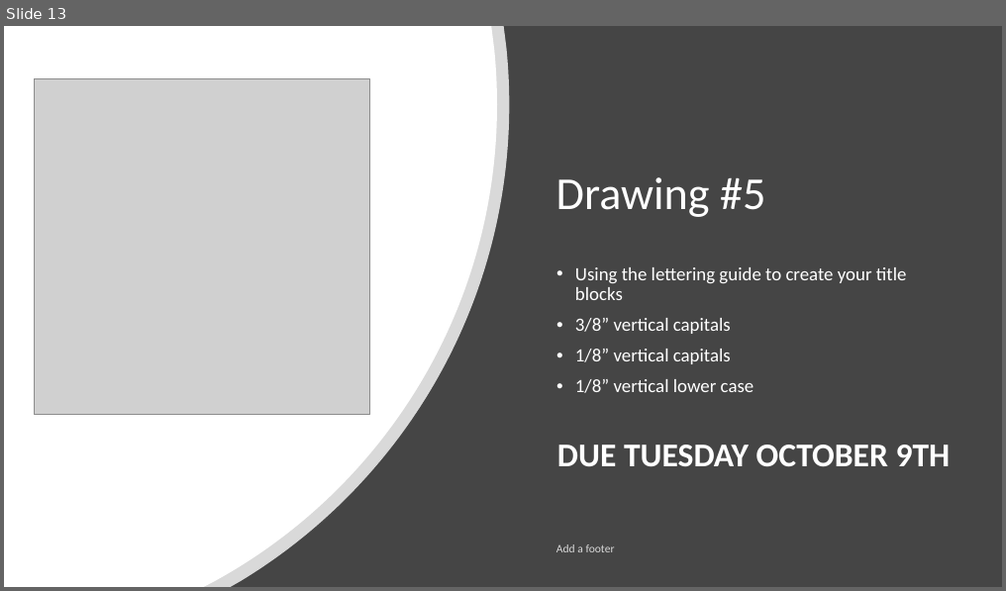
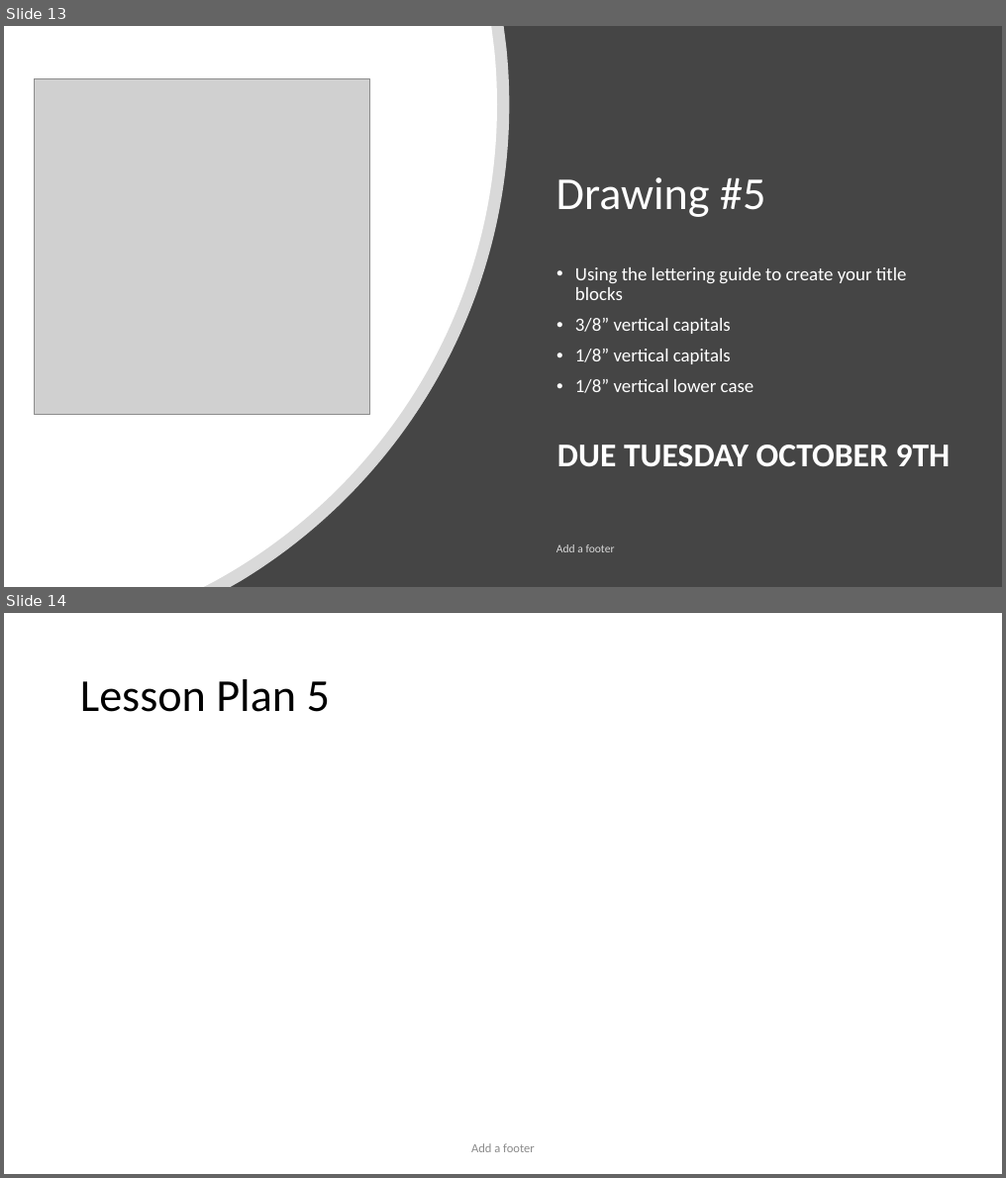
Before and after one commit to nickvertucci/Technology-Education-Curriculum, a slide deck: High School/Design and Drawing for Production/Unit 3 - Introduction to Lettering/Section 1 - What is Lettering/Assets/Unit 3 - Section 1 - What is Lettering.pptx. Shown one above the other, each under a label of ours: slide 13 before the commit, slides 13 and 14 after it. The pictures are 1006x591 and 1006x1178 pixels, drawn with LibreOffice and Linux fonts; fonts in the diff are those of the drawing; grey boxes stand for pictures. Boxes give left, top, right and bottom in pixels: in the first picture for what was removed or moved away, otherwise in the second. Text is boxed around its words. In the diff, an @@ line names an element or a change of style, - is before the commit and + after.

```diff
--- a/High School/Design and Drawing for Production/Unit 3 - Introduction to Lettering/Section 1 - What is Lettering/Assets/Unit 3 - Section 1 - What is Lettering.pptx
+++ b/High School/Design and Drawing for Production/Unit 3 - Introduction to Lettering/Section 1 - What is Lettering/Assets/Unit 3 - Section 1 - What is Lettering.pptx
@@ slide 14 added at (4,613,1002,1174), background #FFFFFF @@
@@ title added at (80,679,330,712), 44 pt, text #000000 @@
+Lesson Plan 5
@@ text added at (471,1144,535,1153), 12 pt, text #8C8C8C @@
+Add a footer
```
Also in this commit, not shown: 1 other slide added.
